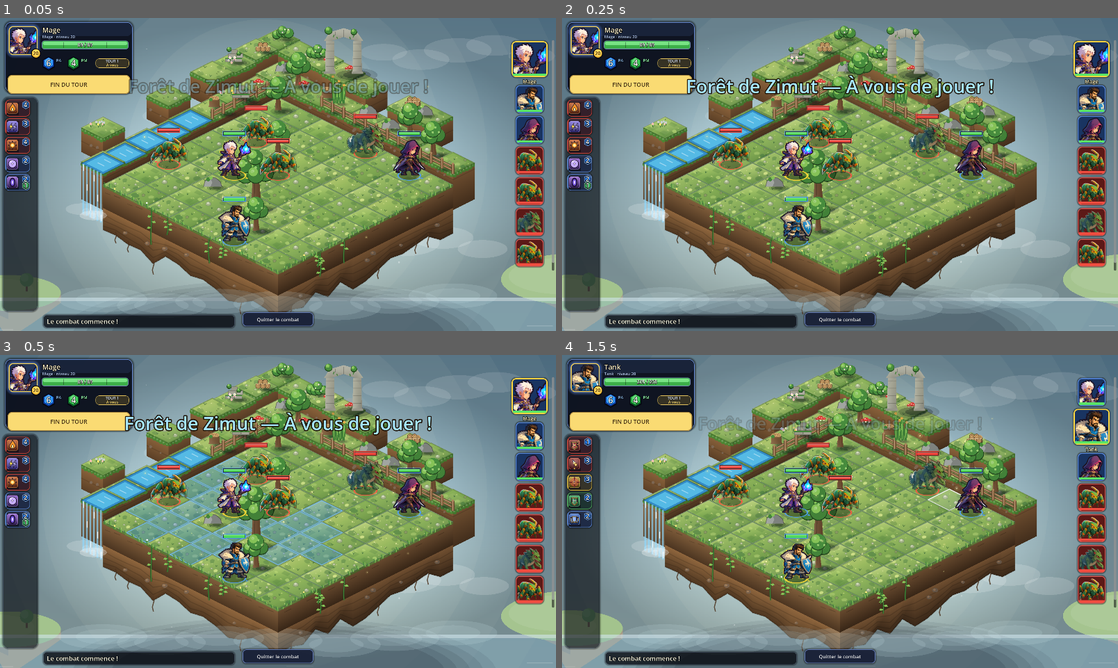
Above: before the commit, frames 1-4 (two rows, left to right).
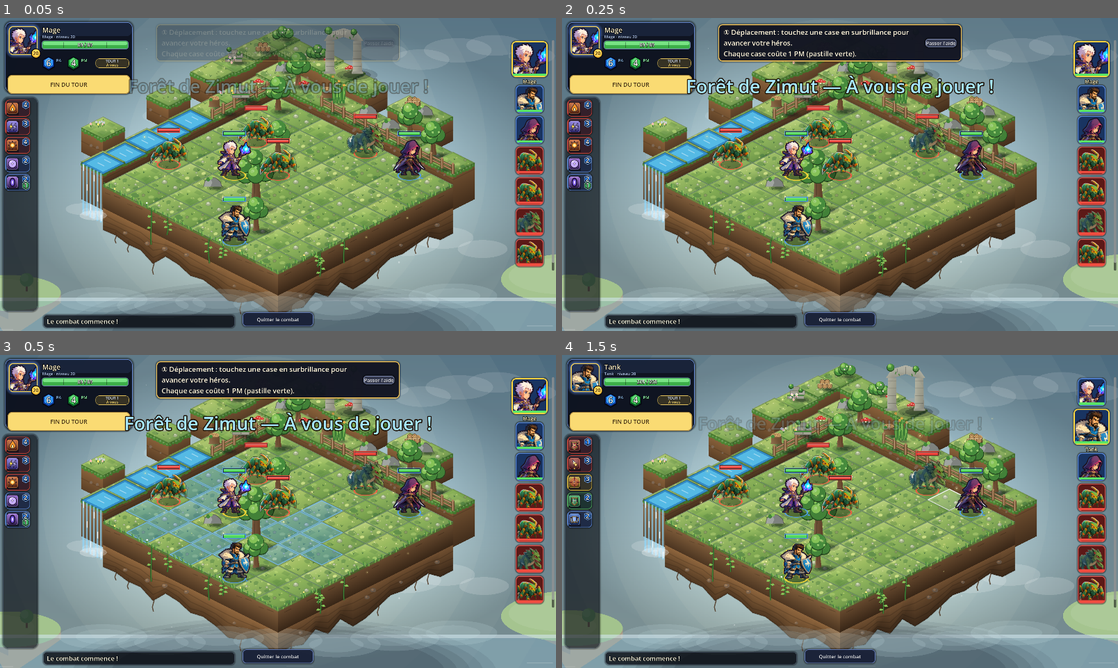
Above: after the commit, the same moments.

Repository: CharlieG42/Zimut
Game: Godot game, scene res://scenes/Main.tscn
Two runs of this game, one before a commit and one after it. Both use one fixed random seed, a clock stepped at 60 frames per second and the inputs below. This scene is started directly instead of the project's main scene.
Inputs (mouse positions are in pixels of both pictures, inside the frame that each line leads up to):
- Up to frame 1 (0.05 s): no input
- Up to frame 2 (0.25 s): no input
- Up to frame 3 (0.5 s): no input
- Up to frame 4 (1.5 s): click (940, 380) at 0.5 s, where only the run after the commit has a clickable "Passer l'aide"; tap Enter at 1.25 s; move the mouse to (962, 495) at 1.27 s; hold Right from 1.28 s (still down); tap Q at 1.35 s; click (962, 495) at 1.42 s

The runs differ from the first frame. In frame 1, 4.5% of the frame differs, in the area x 28-72%, y 2-14%; in frame 2, 5.5%, in the area x 27-73%, y 1-15%; in frame 3, 5.5%; in frame 4, nothing differs.

Commit message:
Aide du premier combat (déplacement, sort, fin de tour), passable et réactivable dans les Réglages
Co-Authored-By: Claude Opus 5.5 <noreply@anthropic.com>
Claude-Session: https://claude.ai/code/session_01TAibbYEMujBagH9941oXR3

Diff:
--- a/prototype/zimut/scripts/GameSettings.gd
+++ b/prototype/zimut/scripts/GameSettings.gd
@@ -27,6 +27,8 @@
 var difficulty: int = 1
 var xp_speed: int = 1
 var text_size: int = 1
+## Aide du premier combat déjà vue (ou passée).
+var tutorial_done: bool = false
 
 func _ready() -> void:
 	load_settings()
@@ -44,13 +46,14 @@
 	difficulty = clampi(int(parsed.get("difficulty", difficulty)), 0, DIFFICULTIES.size() - 1)
 	xp_speed = clampi(int(parsed.get("xp_speed", xp_speed)), 0, XP_SPEEDS.size() - 1)
 	text_size = clampi(int(parsed.get("text_size", text_size)), 0, TEXT_SIZES.size() - 1)
+	tutorial_done = bool(parsed.get("tutorial_done", tutorial_done))
 
 func save_settings() -> void:
 	var f := FileAccess.open(SETTINGS_PATH, FileAccess.WRITE)
 	if f == null:
 		push_error("Impossible d'écrire les réglages")
 		return
-	f.store_string(JSON.stringify({"difficulty": difficulty, "xp_speed": xp_speed, "text_size": text_size}, "\t"))
+	f.store_string(JSON.stringify({"difficulty": difficulty, "xp_speed": xp_speed, "text_size": text_size, "tutorial_done": tutorial_done}, "\t"))
 	f.close()
 
 func set_difficulty(idx: int) -> void:
@@ -67,6 +70,10 @@
 	text_size = clampi(idx, 0, TEXT_SIZES.size() - 1)
 	save_settings()
 	settings_changed.emit()
+
+func set_tutorial_done(v: bool) -> void:
+	tutorial_done = v
+	save_settings()
 
 ## Facteur d'agrandissement choisi par le joueur (1.0 = taille de base).
 func text_mult() -> float:
--- a/prototype/zimut/scripts/SettingsUI.gd
+++ b/prototype/zimut/scripts/SettingsUI.gd
@@ -46,6 +46,20 @@
 
 	box.add_child(_setting_row("Taille du texte des menus", GameSettings.TEXT_SIZES,
 		GameSettings.text_size, func(idx: int) -> void: GameSettings.set_text_size(idx)))
+
+	var tuto := Button.new()
+	tuto.text = "Revoir l'aide du premier combat" if GameSettings.tutorial_done else "Aide du premier combat : active"
+	tuto.disabled = not GameSettings.tutorial_done
+	tuto.custom_minimum_size = Vector2(0, 58)
+	tuto.add_theme_font_size_override("font_size", 21)
+	tuto.add_theme_color_override("font_color", COL_TXT)
+	tuto.add_theme_stylebox_override("normal", _flat(Color(0.86, 0.80, 0.64), COL_BORDER, 12, 2))
+	tuto.add_theme_stylebox_override("hover", _flat(Color(0.99, 0.95, 0.83), COL_BORDER, 12, 3))
+	tuto.pressed.connect(func() -> void:
+		GameSettings.set_tutorial_done(false)
+		tuto.text = "Aide du premier combat : active"
+		tuto.disabled = true)
+	box.add_child(tuto)
 
 	var hint := Label.new()
 	hint.text = "La rapidité XP règle le gain d'expérience de chaque combat. La taille du texte agrandit les menus (utile sur téléphone).\nLa difficulté des ennemis se règle pour chaque partie, dans « Mes Parties »."
--- a/prototype/zimut/scripts/UIManager.gd
+++ b/prototype/zimut/scripts/UIManager.gd
@@ -37,6 +37,10 @@
 var _quit_btn: Button
 var _log_box: VBoxContainer
 var _log_panel: PanelContainer
+# Aide du premier combat (V17) : 0 = inactif, 1 = déplacer, 2 = sort, 3 = fin du tour
+var _tuto_step: int = 0
+var _tuto_panel: PanelContainer
+var _tuto_label: Label
 const LOG_WIDTH := 660.0
 var _banner: Label
 var _info_panel: PanelContainer
@@ -899,6 +903,10 @@
 		game_manager.game_ended.connect(_on_game_ended)
 	if not game_manager.fx.is_connected(_on_fx):
 		game_manager.fx.connect(_on_fx)
+	if not game_manager.entity_moved.is_connected(_on_tuto_moved):
+		game_manager.entity_moved.connect(_on_tuto_moved)
+	if not game_manager.spell_casted.is_connected(_on_tuto_cast):
+		game_manager.spell_casted.connect(_on_tuto_cast)
 	# Les détails ne s’affichent plus au survol du plateau : ils sont réservés à l’appui long sur un avatar.
 
 
@@ -1211,11 +1219,92 @@
 	if e["entity_type"] == "Player" and not game_manager.auto_mode:
 		txt = "%s — À vous de jouer !" % ProgressionManager.biome_label(game_manager.fight_biome)
 		col = Color(0.65, 0.9, 1.0)
+		_tuto_on_player_turn()
 	else:
 		txt = "Tour : %s" % e["name"]
 		col = Color(1.0, 0.65, 0.55) if e["team"] == "enemy" else Color(0.7, 1.0, 0.75)
 	_show_banner(txt, col)
 	_refresh()
+
+
+# ═══════════════════════════════════════════════════════════════════════════
+#  Aide du premier combat : trois bulles, une seule fois (réglage mémorisé)
+# ═══════════════════════════════════════════════════════════════════════════
+
+const TUTO_TEXT := {
+	1: "① Déplacement : touchez une case en surbrillance pour avancer votre héros.\nChaque case coûte 1 PM (pastille verte).",
+	2: "② Attaque : touchez un sort dans la colonne de gauche, puis une cible en surbrillance.\nChaque sort coûte des PA (pastille bleue).",
+	3: "③ Quand vous avez fini (plus de PA ni de PM), appuyez sur FIN DU TOUR.\nLe héros suivant joue ensuite.",
+}
+
+
+func _tuto_on_player_turn() -> void:
+	if GameSettings.tutorial_done:
+		return
+	if _tuto_step == 0:
+		_tuto_show(1)
+	elif _tuto_step == 3:
+		# Un nouveau tour de héros commence : le joueur a terminé le précédent
+		_tuto_finish()
+
+
+func _on_tuto_moved(ent: Variant, _from: Vector2i, _to: Vector2i) -> void:
+	if _tuto_step == 1 and ent is Dictionary and String(ent.get("team", "")) == "player":
+		_tuto_show(2)
+
+
+func _on_tuto_cast(caster: Variant, _spell: Variant, _target: Variant, _result: String) -> void:
+	if _tuto_step in [1, 2] and caster is Dictionary and String(caster.get("team", "")) == "player":
+		_tuto_show(3)
+
+
+func _tuto_show(step: int) -> void:
+	_tuto_step = step
+	if _tuto_panel == null:
+		_tuto_panel = PanelContainer.new()
+		var st := _flat(Color(0.07, 0.08, 0.13, 0.94), Color(1.0, 0.80, 0.35), 14, 3)
+		st.content_margin_left = 18
+		st.content_margin_right = 18
+		st.content_margin_top = 10
+		st.content_margin_bottom = 10
+		_tuto_panel.add_theme_stylebox_override("panel", st)
+		_tuto_panel.set_anchors_preset(Control.PRESET_CENTER_TOP)
+		_tuto_panel.offset_left = -420.0
+		_tuto_panel.offset_right = 420.0
+		_tuto_panel.offset_top = 22.0
+		_tuto_panel.offset_bottom = 22.0
+		_tuto_panel.grow_horizontal = Control.GROW_DIRECTION_BOTH
+		var row := HBoxContainer.new()
+		row.add_theme_constant_override("separation", 14)
+		_tuto_panel.add_child(row)
+		_tuto_label = Label.new()
+		_tuto_label.add_theme_font_size_override("font_size", roundi(21.0 * UiFit.user_mult()))
+		_tuto_label.add_theme_color_override("font_color", Color(1, 0.96, 0.85))
+		_tuto_label.autowrap_mode = TextServer.AUTOWRAP_WORD_SMART
+		_tuto_label.size_flags_horizontal = Control.SIZE_EXPAND_FILL
+		_tuto_label.custom_minimum_size = Vector2(620, 0)
+		row.add_child(_tuto_label)
+		var skip := Button.new()
+		skip.text = "Passer l'aide"
+		skip.add_theme_font_size_override("font_size", 17)
+		skip.add_theme_stylebox_override("normal", _flat(Color(0.20, 0.22, 0.30), Color(0.5, 0.55, 0.7), 10, 2))
+		skip.size_flags_vertical = Control.SIZE_SHRINK_CENTER
+		skip.pressed.connect(_tuto_finish)
+		row.add_child(skip)
+		_root.add_child(_tuto_panel)
+	_tuto_label.text = String(TUTO_TEXT.get(step, ""))
+	_tuto_panel.visible = true
+	_tuto_panel.modulate.a = 0.0
+	create_tween().tween_property(_tuto_panel, "modulate:a", 1.0, 0.25)
+
+
+func _tuto_finish() -> void:
+	_tuto_step = 0
+	GameSettings.set_tutorial_done(true)
+	if _tuto_panel != null and is_instance_valid(_tuto_panel):
+		var tw: Tween = create_tween()
+		tw.tween_property(_tuto_panel, "modulate:a", 0.0, 0.3)
+		tw.tween_callback(_tuto_panel.hide)
 
 
 func _show_banner(text: String, col: Color) -> void:
